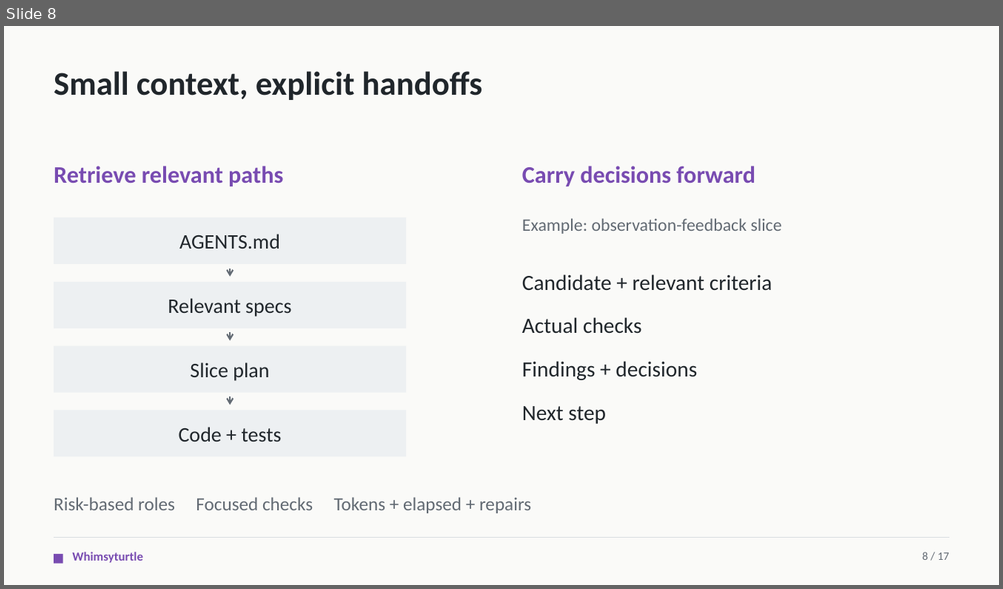
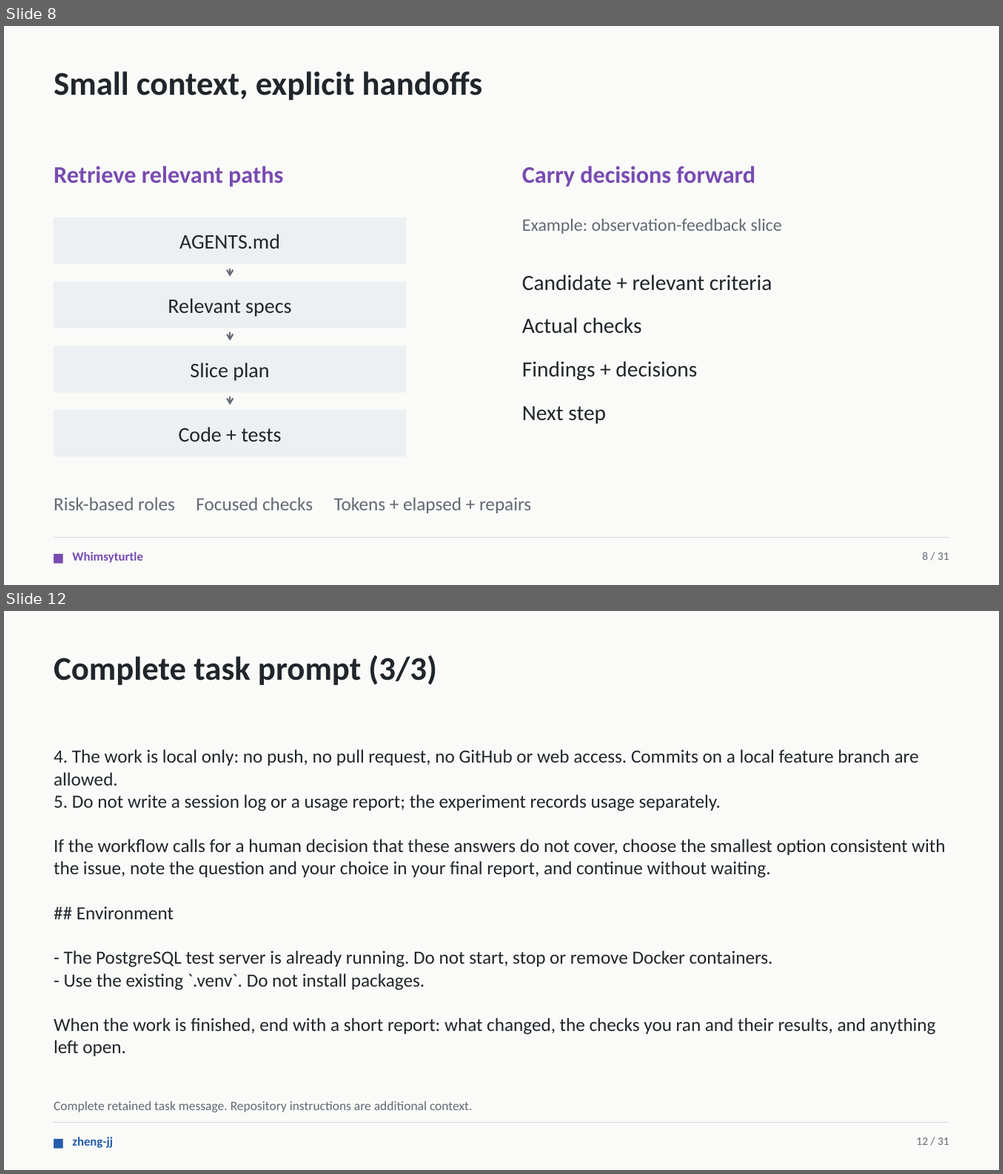
Before and after one commit to CS3227-2610-MP4-Relay/CS3227-2610-MP4, a slide deck: presentations/Relay-MP4.pptx. Shown one above the other, each under a label of ours: slide 8 before the commit, slides 8 and 12 after it; the slides between them are not shown. The pictures are 1003x589 and 1003x1174 pixels, drawn with LibreOffice and Linux fonts; fonts in the diff are those of the drawing. Boxes give left, top, right and bottom in pixels: in the first picture for what was removed or moved away, otherwise in the second. Text is boxed around its words. In the diff, an @@ line names an element or a change of style, - is before the commit and + after.

Commit message:
docs: Expand MP4 experiment coverage and sample evidence

```diff
--- a/presentations/Relay-MP4.pptx
+++ b/presentations/Relay-MP4.pptx
@@ slide 12 added at box(4, 611, 999, 1170), background #FAFAF8 @@
@@ text added at box(54, 655, 437, 685), 32 pt, text #20262B, bold @@
+Complete task prompt (3/3)
@@ text added at box(54, 749, 945, 1056), 18 pt, text #20262B @@
+4. The work is local only: no push, no pull request, no GitHub or web access. Commits on a local feature branch are allowed.
+5. Do not write a session log or a usage report; the experiment records usage separately.
+If the workflow calls for a human decision that these answers do not cover, choose the smallest option consistent with the issue, note the question and your choice in your final report, and continue without waiting.
+## Environment
+- The PostgreSQL test server is already running. Do not start, stop or remove Docker containers.
+- Use the existing `.venv`. Do not install packages.
+When the work is finished, end with a short report: what changed, the checks you ran and their results, and anything left open.
@@ text added at box(54, 1102, 472, 1113), 12.5 pt, text #626A73 @@
+Complete retained task message. Repository instructions are additional context.
@@ line added from (54, 1123) to (949, 1123), #D9DDE1 0.7 pt @@
@@ rectangle added at box(54, 1139, 63, 1148), fill #235CAD @@
@@ text added at box(72, 1137, 113, 1148), 12 pt, text #235CAD, bold @@
+zheng-jj
@@ text added at box(916, 1138, 949, 1145), 11 pt, text #626A73 @@
+12 / 31
@@ slide 8 changed as well @@
@@ text at box(922, 552, 949, 560): text changed @@
-8 / 17
+8 / 31
```
Also in this commit, not shown: 11 other slides changed, 21 other slides added, 5 slides removed, 3 other files.
